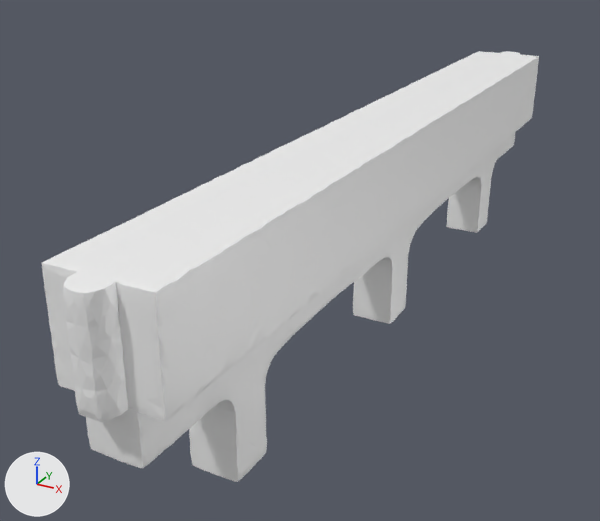
What one commit did to the FBX model public/models/overworld/bridge.fbx.
Both versions are drawn from a camera (50 mm lens) standing at (0.148, -0.354, 0.096) and looking at (-0.032, -0.027, -0.068). Lighting does not change. The marker at lower left points along +X, +Y and +Z. The first picture is the older version. Mesh edges are drawn as thin lines on the coarser meshes. Where no turn or scale is listed for an object, it has been applied to the vertices.

The older version as bpy lines, for what is in view:
```python
me_mesh = bpy.data.meshes.new('Mesh')
me_mesh.from_pydata(...)  # 6743 vertices, 12473 faces; spans x -0.021..0.021, y -0.21..0.21, z -0.051..0.051
me_mesh.materials.append(mat_stone_mat)  # white #ffffff
ob_detailed = bpy.data.objects.new('detailed', me_mesh)
ob_detailed.location = (0.0, 0.0, -0.05)
```
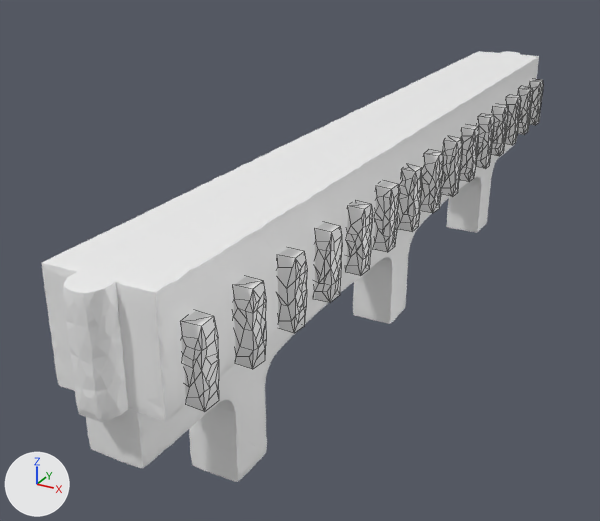
The newer file is also rescaled (x0.75) as a whole; pictures and numbers use the older file's frame.

Location of each change, (x1, y1, x2, y2) in pixels of the pictures (600 x 521 px):
'pCube177', added: after (181, 79, 543, 412)

What changed in the scene script:
```text
Add me_mesh_001:
    me_mesh_001.from_pydata(...)  # 2205 vertices, 2600 faces; spans x -0.028..0.028, y -0.191..0.191, z -0.014..0.015
    me_mesh_001.materials.append(mat_stone_mat)  # white #ffffff
Add ob_pcube177:
    ob_pcube177 = bpy.data.objects.new('pCube177', me_mesh_001)
    ob_pcube177.location = (0.0, 0.0, -0.0267)
```
